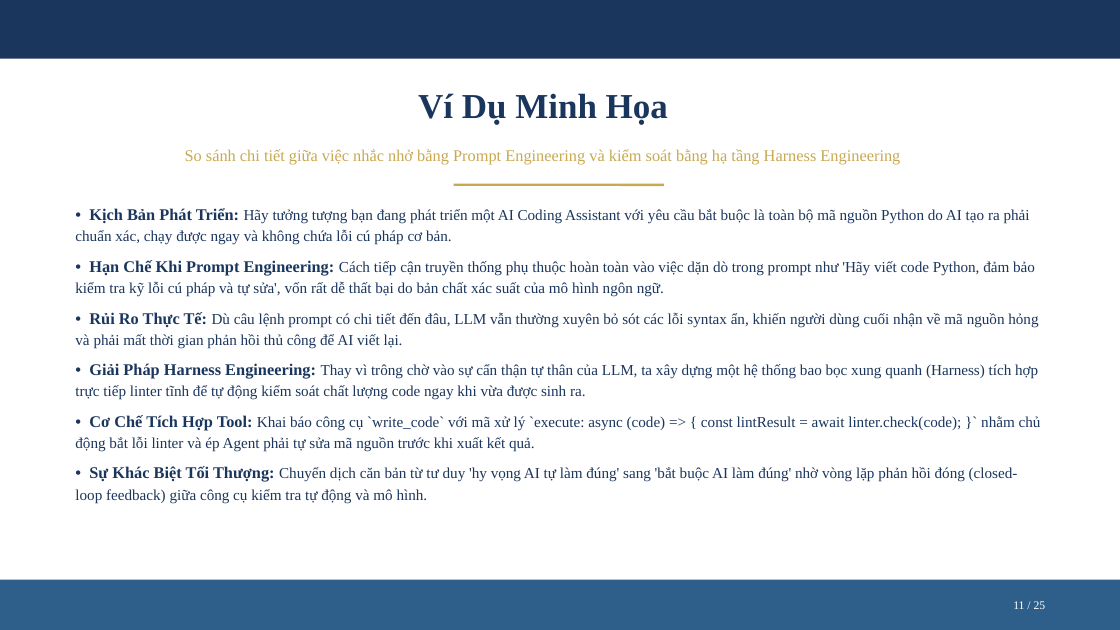
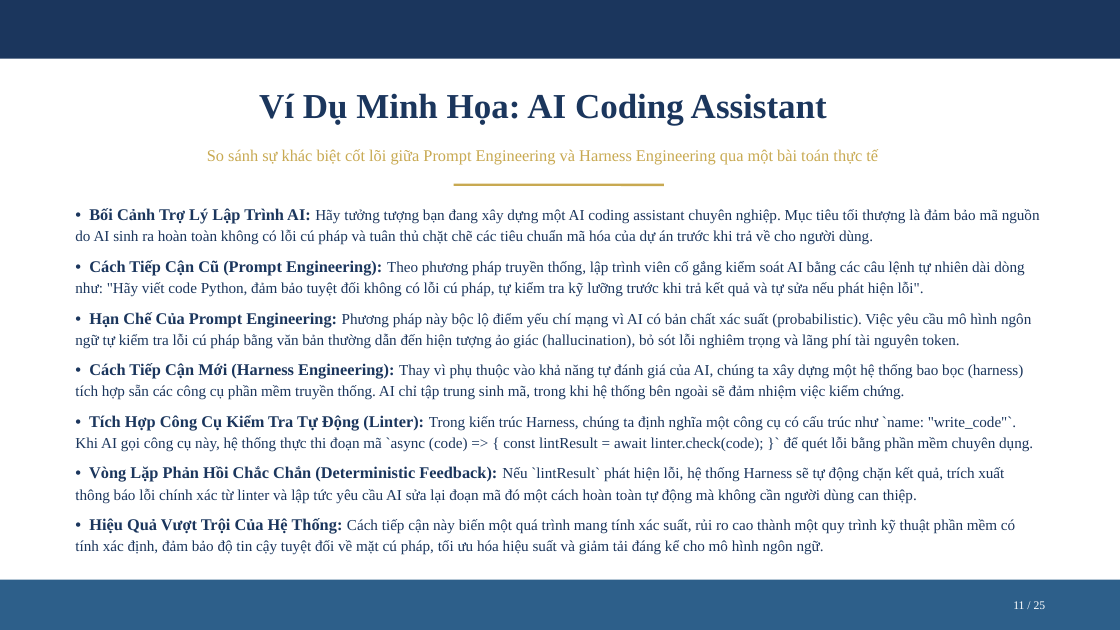
Before and after one commit to nbhson/tool-harness-generate-slide, a slide deck: slide 11 of harness-engineer.pptx. Drawn at 1120x630 pixels with LibreOffice and Linux fonts; fonts in the diff are those of the drawing. Boxes give left, top, right and bottom in pixels: in the first picture for what was removed or moved away, otherwise in the second. Text is boxed around its words. In the diff, an @@ line names an element or a change of style, - is before the commit and + after.

```diff
--- a/harness-engineer.pptx
+++ b/harness-engineer.pptx
@@ text at box(259, 93, 827, 126): text changed @@
-Ví Dụ Minh Họa
+Ví Dụ Minh Họa: AI Coding Assistant
@@ text at box(207, 149, 878, 165): text changed @@
-So sánh chi tiết giữa việc nhắc nhở bằng Prompt Engineering và kiểm soát bằng hạ tầng Harness Engineering
+So sánh sự khác biệt cốt lõi giữa Prompt Engineering và Harness Engineering qua một bài toán thực tế
@@ text at box(75, 208, 1040, 555): text changed @@
-• Kịch Bản Phát Triển: Hãy tưởng tượng bạn đang phát triển một AI Coding Assistant với yêu cầu bắt buộc là toàn bộ mã nguồn Python do AI tạo ra phải chuẩn xác, chạy được ngay và không chứa lỗi cú pháp cơ bản.
-• Hạn Chế Khi Prompt Engineering: Cách tiếp cận truyền thống phụ thuộc hoàn toàn vào việc dặn dò trong prompt như 'Hãy viết code Python, đảm bảo kiểm tra kỹ lỗi cú pháp và tự sửa', vốn rất dễ thất bại do bản chất xác suất của mô hình ngôn ngữ.
-• Rủi Ro Thực Tế: Dù câu lệnh prompt có chi tiết đến đâu, LLM vẫn thường xuyên bỏ sót các lỗi syntax ẩn, khiến người dùng cuối nhận về mã nguồn hỏng và phải mất thời gian phản hồi thủ công để AI viết lại.
-• Giải Pháp Harness Engineering: Thay vì trông chờ vào sự cẩn thận tự thân của LLM, ta xây dựng một hệ thống bao bọc xung quanh (Harness) tích hợp trực tiếp linter tĩnh để tự động kiểm soát chất lượng code ngay khi vừa được sinh ra.
-• Cơ Chế Tích Hợp Tool: Khai báo công cụ `write_code` với mã xử lý `execute: async (code) => { const lintResult = await linter.check(code); }` nhằm chủ động bắt lỗi linter và ép Agent phải tự sửa mã nguồn trước khi xuất kết quả.
-• Sự Khác Biệt Tối Thượng: Chuyển dịch căn bản từ tư duy 'hy vọng AI tự làm đúng' sang 'bắt buộc AI làm đúng' nhờ vòng lặp phản hồi đóng (closed-loop feedback) giữa công cụ kiểm tra tự động và mô hình.
+• Bối Cảnh Trợ Lý Lập Trình AI: Hãy tưởng tượng bạn đang xây dựng một AI coding assistant chuyên nghiệp. Mục tiêu tối thượng là đảm bảo mã nguồn do AI sinh ra hoàn toàn không có lỗi cú pháp và tuân thủ chặt chẽ các tiêu chuẩn mã hóa của dự án trước khi trả về cho người dùng.
+• Cách Tiếp Cận Cũ (Prompt Engineering): Theo phương pháp truyền thống, lập trình viên cố gắng kiểm soát AI bằng các câu lệnh tự nhiên dài dòng như: "Hãy viết code Python, đảm bảo tuyệt đối không có lỗi cú pháp, tự kiểm tra kỹ lưỡng trước khi trả kết quả và tự sửa nếu phát hiện lỗi".
+• Hạn Chế Của Prompt Engineering: Phương pháp này bộc lộ điểm yếu chí mạng vì AI có bản chất xác suất (probabilistic). Việc yêu cầu mô hình ngôn ngữ tự kiểm tra lỗi cú pháp bằng văn bản thường dẫn đến hiện tượng ảo giác (hallucination), bỏ sót lỗi nghiêm trọng và lãng phí tài nguyên token.
+• Cách Tiếp Cận Mới (Harness Engineering): Thay vì phụ thuộc vào khả năng tự đánh giá của AI, chúng ta xây dựng một hệ thống bao bọc (harness) tích hợp sẵn các công cụ phần mềm truyền thống. AI chỉ tập trung sinh mã, trong khi hệ thống bên ngoài sẽ đảm nhiệm việc kiểm chứng.
+• Tích Hợp Công Cụ Kiểm Tra Tự Động (Linter): Trong kiến trúc Harness, chúng ta định nghĩa một công cụ có cấu trúc như `name: "write_code"`. Khi AI gọi công cụ này, hệ thống thực thi đoạn mã `async (code) => { const lintResult = await linter.check(code); }` để quét lỗi bằng phần mềm chuyên dụng.
+• Vòng Lặp Phản Hồi Chắc Chắn (Deterministic Feedback): Nếu `lintResult` phát hiện lỗi, hệ thống Harness sẽ tự động chặn kết quả, trích xuất thông báo lỗi chính xác từ linter và lập tức yêu cầu AI sửa lại đoạn mã đó một cách hoàn toàn tự động mà không cần người dùng can thiệp.
+• Hiệu Quả Vượt Trội Của Hệ Thống: Cách tiếp cận này biến một quá trình mang tính xác suất, rủi ro cao thành một quy trình kỹ thuật phần mềm có tính xác định, đảm bảo độ tin cậy tuyệt đối về mặt cú pháp, tối ưu hóa hiệu suất và giảm tải đáng kể cho mô hình ngôn ngữ.
```
Also in this commit, not shown: 18 other slides changed, 6 slides added, 6 slides removed, 17 other files.
